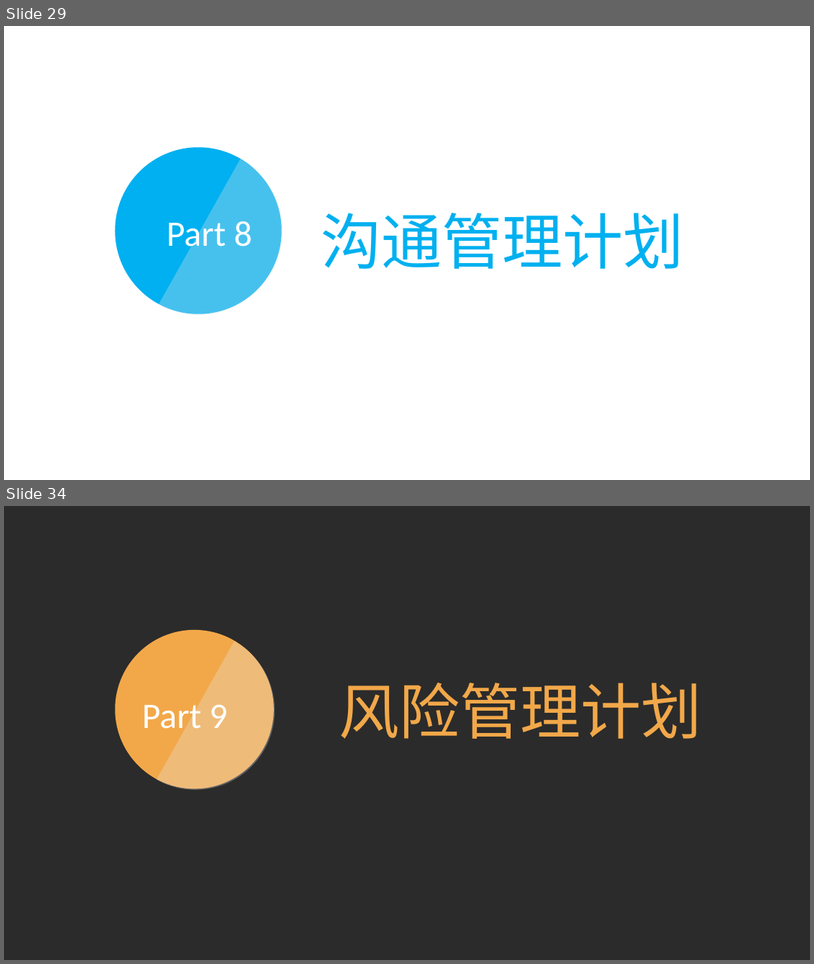
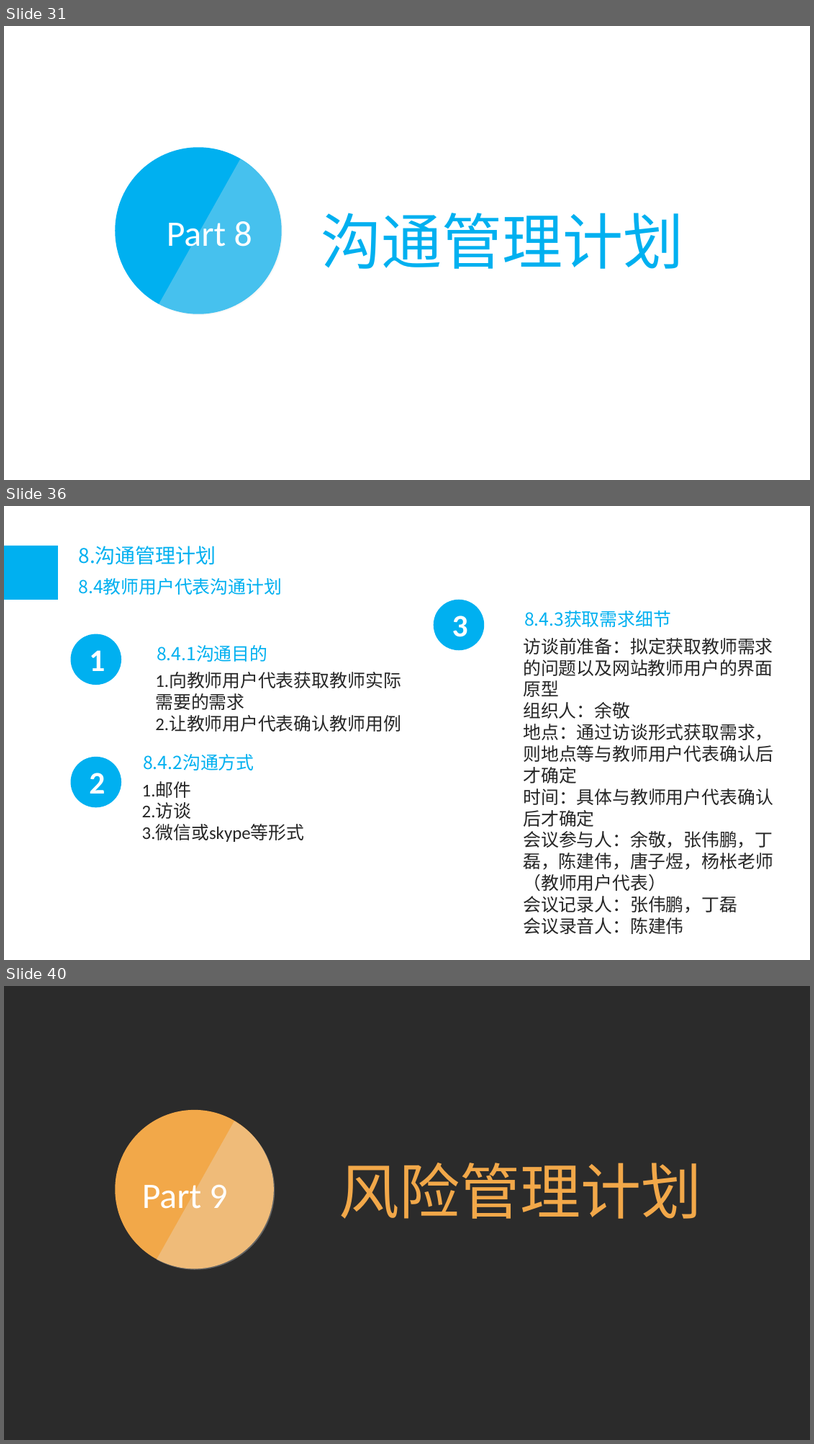
Before and after one commit to tzy502/G16, a slide deck: 需求工程计划/需求工程项目计划PPT.pptx. Shown one above the other, each under a label of ours: slides 29 and 34 before the commit, slides 31, 36 and 40 after it; the slides between them are not shown. The pictures are 814x964 and 814x1444 pixels, drawn with LibreOffice and Linux fonts; fonts in the diff are those of the drawing; background and template pictures are left out; a plain dark background stands for a picture behind light text. Boxes give left, top, right and bottom in pixels: in the first picture for what was removed or moved away, otherwise in the second. Text is boxed around its words. In the diff, an @@ line names an element or a change of style, - is before the commit and + after.

```diff
--- a/需求工程计划/需求工程项目计划PPT.pptx
+++ b/需求工程计划/需求工程项目计划PPT.pptx
@@ slide 36 added at (4, 506, 810, 960), background picture (left out) @@
@@ rectangle added at (4, 546, 58, 600), fill #00B0F0 @@
@@ text added at (79, 546, 216, 565), 18 pt, text #00B0F0 @@
+8.沟通管理计划
@@ text added at (79, 578, 282, 595), 16 pt, text #00B0F0 @@
+8.4教师用户代表沟通计划
@@ ellipse added at (434, 600, 485, 650), fill #00B0F0 @@
@@ text added at (525, 610, 671, 627), 16 pt, text #00B0F0 @@
+8.4.3获取需求细节
@@ ellipse added at (71, 634, 122, 685), fill #00B0F0 @@
@@ text added at (453, 615, 468, 637), 28 pt, text #FFFFFF, bold @@
+3
@@ text added at (89, 650, 105, 671), 28 pt, text #FFFFFF, bold @@
+1
@@ text added at (157, 645, 268, 662), 16 pt, text #00B0F0 @@
+8.4.1沟通目的
@@ text added at (523, 638, 774, 934), 16 pt, text #262626 @@
+访谈前准备：拟定获取教师需求的问题以及网站教师用户的界面原型
+组织人：余敬
+地点：通过访谈形式获取需求，则地点等与教师用户代表确认后才确定
+时间：具体与教师用户代表确认后才确定
+会议参与人：余敬，张伟鹏，丁磊，陈建伟，唐子煜，杨枨老师（教师用户代表）
+会议记录人：张伟鹏，丁磊
+会议录音人：陈建伟
@@ text added at (155, 672, 401, 731), 16 pt, text #262626 @@
+1.向教师用户代表获取教师实际需要的需求
+2.让教师用户代表确认教师用例
@@ ellipse added at (71, 757, 122, 808), fill #00B0F0 @@
@@ text added at (143, 754, 254, 770), 16 pt, text #00B0F0 @@
+8.4.2沟通方式
@@ text added at (89, 772, 105, 793), 28 pt, text #FFFFFF, bold @@
+2
@@ text added at (142, 781, 304, 842), 16 pt, text #262626 @@
+1.邮件
+2.访谈
+3.微信或skype等形式
@@ what was slide 29 is now slide 31 @@
@@ what was slide 34 is now slide 40 @@
```
Also in this commit, not shown: 8 slides changed, 6 other slides added, 1 slide removed, 41 other files.
